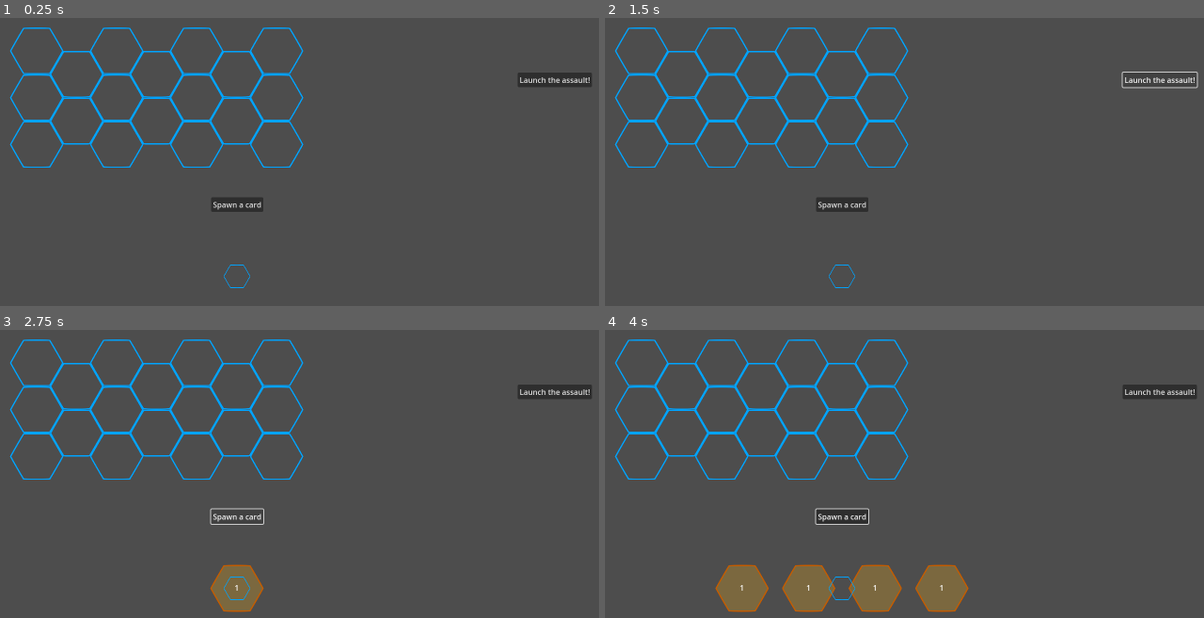
Above: before the commit, frames 1-4 (two rows, left to right).
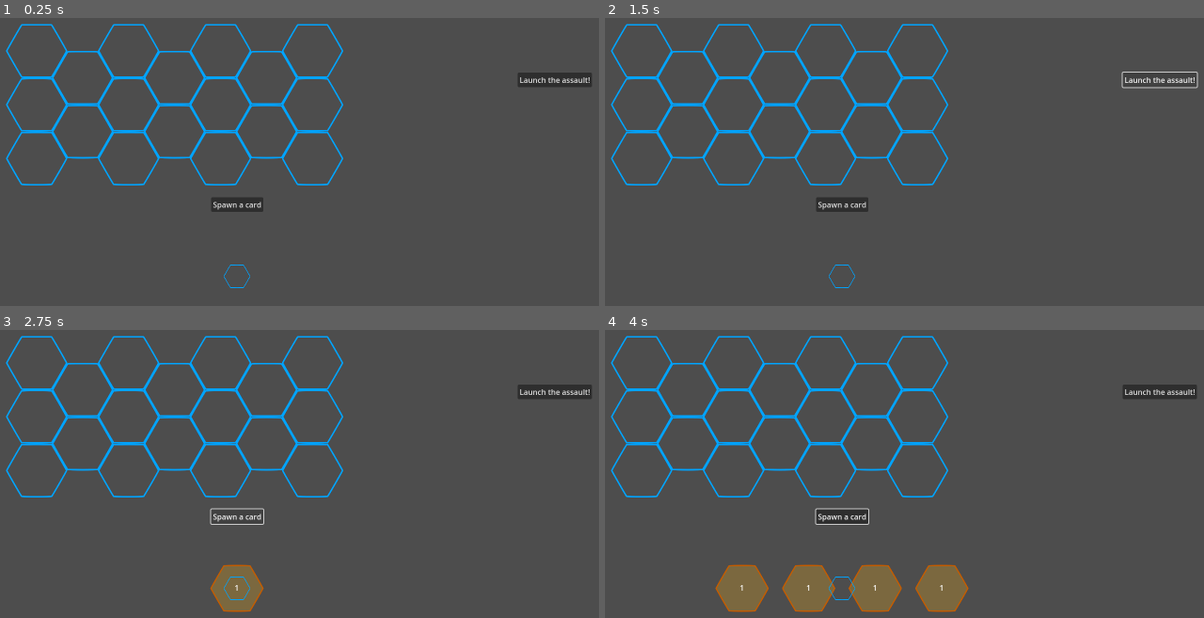
Above: after the commit, the same moments.

Repository: tysia2512/buzzco
Game: Godot game, scene res://scenes/main.tscn
Two runs of this game, one before a commit and one after it. Both use one fixed random seed, a clock stepped at 60 frames per second and the inputs below.
Inputs (mouse positions are in pixels of both pictures, inside the frame that each line leads up to):
- Up to frame 1 (0.25 s): no input
- Up to frame 2 (1.5 s): click "Launch the assault!" at 0.5 s; click "Launch the assault!" at 1.25 s
- Up to frame 3 (2.75 s): click "Spawn a card" at 2 s
- Up to frame 4 (4 s): tap Enter at 2.75 s; move the mouse to (1006, 462) at 2.77 s; hold Up (ui_up) 2.78-3.5 s; tap O at 2.85 s; click (1006, 462) at 2.92 s; tap Space (ui_select) at 3.02, 3.5 s; drag from (688, 502) to (772, 589) at 3.52 s

The runs differ from the first frame. In frame 1, 5.6% of the frame differs, in the area x 0-58%, y 1-59%; in frame 2, 5.6%; in frame 3, 5.6%; in frame 4, 5.6%.

Commit message:
Card movement

Diff:
--- a/grid.gd
+++ b/grid.gd
@@ -1,4 +1,4 @@
-extends Node2D
+class_name Grid extends Node2D
 
 @onready var GridTile = preload("res://scenes/grid_tile.tscn")
 
--- a/project.godot
+++ b/project.godot
@@ -19,3 +19,8 @@
 
 window/size/viewport_width=1600
 window/size/viewport_height=900
+
+[layer_names]
+
+2d_physics/layer_1="cards"
+2d_physics/layer_2="grid_tiles"
--- a/scenes/grid_tile.tscn
+++ b/scenes/grid_tile.tscn
@@ -8,6 +8,12 @@
 script = ExtResource("1_0v2c5")
 
 [node name="Sprite2D" type="Sprite2D" parent="."]
-scale = Vector2(0.2, 0.2)
+scale = Vector2(0.23, 0.23)
 texture = ExtResource("1_wprxu")
 script = ExtResource("3_uvppq")
+
+[node name="Area2D" type="Area2D" parent="."]
+collision_layer = 2
+
+[node name="CollisionPolygon2D" type="CollisionPolygon2D" parent="Area2D"]
+polygon = PackedVector2Array(-30, -54, 32, -54, 63, 1, 32, 54, -31, 55, -63, 0)
--- a/scripts/card_movement_manager.gd
+++ b/scripts/card_movement_manager.gd
@@ -1,4 +1,7 @@
 extends Node2D
+
+@onready var grid: Grid = $Grid
+@onready var deck_n_hand: CardSpawnPoint = $DeckNHand/CardSpawnPoint
 
 var dragged_card: Card = null
 var offset: Vector2 = Vector2.ZERO
@@ -22,18 +25,42 @@
 				dragged_card.reparent(self)
 				offset = dragged_card.position - get_global_mouse_position()
 		else:
-			if dragged_card != null:
+			print("releasing the button")
+			if dragged_card == null:
+				return
+			var grid_tile = check_for_grid_tile(dragged_card.global_position)
+			print("grid tile: ", grid_tile)
+			if grid_tile != null:
+				dragged_card.reparent(grid)
+				dragged_card.position = grid_tile.position
 				dragged_card.is_dragged = false
-				dragged_card = null
+				dragged_card.is_on_the_board = true
+			else:
+				dragged_card.reparent(deck_n_hand)
+				dragged_card.is_dragged = false
+				dragged_card.is_in_hand = true
+
+			dragged_card = null
 			offset = Vector2.ZERO
 
-func check_for_card():
+func check_for_card() -> Card:
 	var space_state = get_world_2d().direct_space_state
 	var parameters = PhysicsPointQueryParameters2D.new()
 	parameters.position = get_global_mouse_position()
 	parameters.collide_with_areas = true
 	parameters.collision_mask = 1
 	var result = space_state.intersect_point(parameters)
-	if !result.is_empty():
+	if !result.is_empty() and result[0].collider.get_parent() is Card:
 		return result[0].collider.get_parent()
 	return null
+
+func check_for_grid_tile(position: Vector2) -> GridTile:
+	var space_state = get_world_2d().direct_space_state
+	var parameters = PhysicsPointQueryParameters2D.new()
+	parameters.position = position
+	parameters.collide_with_areas = true
+	parameters.collision_mask = 2
+	var result = space_state.intersect_point(parameters)
+	if !result.is_empty() and result[0].collider.get_parent() is GridTile:
+		return result[0].collider.get_parent()
+	return null
--- a/scripts/deck_n_hand.gd
+++ b/scripts/deck_n_hand.gd
@@ -1,4 +1,4 @@
-extends Node2D
+class_name DeckNHand extends Node2D
 
 @onready var card_scene: PackedScene = preload("res://scenes/card.tscn")
 @onready var card_spawn_point: CardSpawnPoint = $CardSpawnPoint
